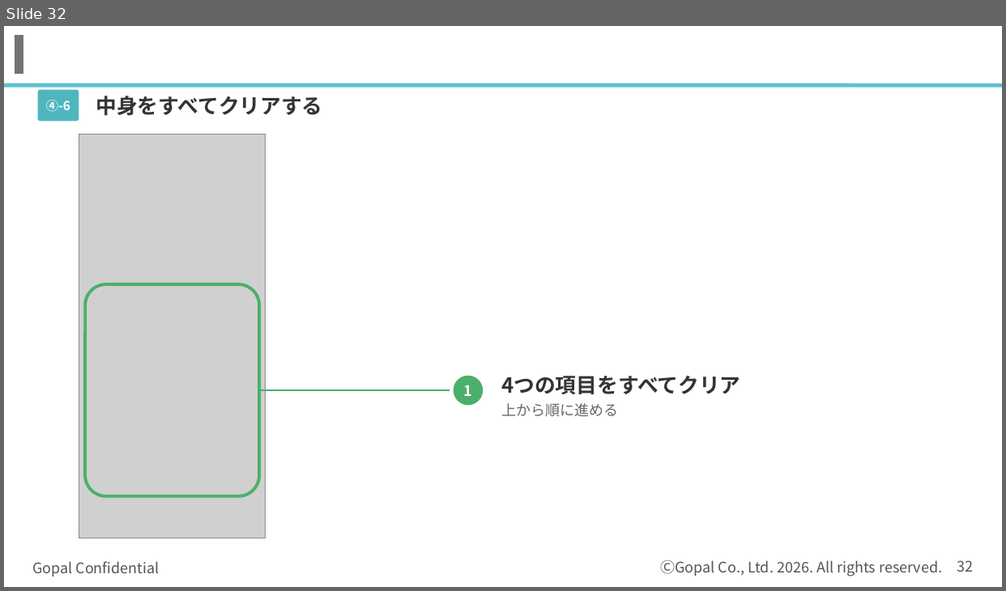
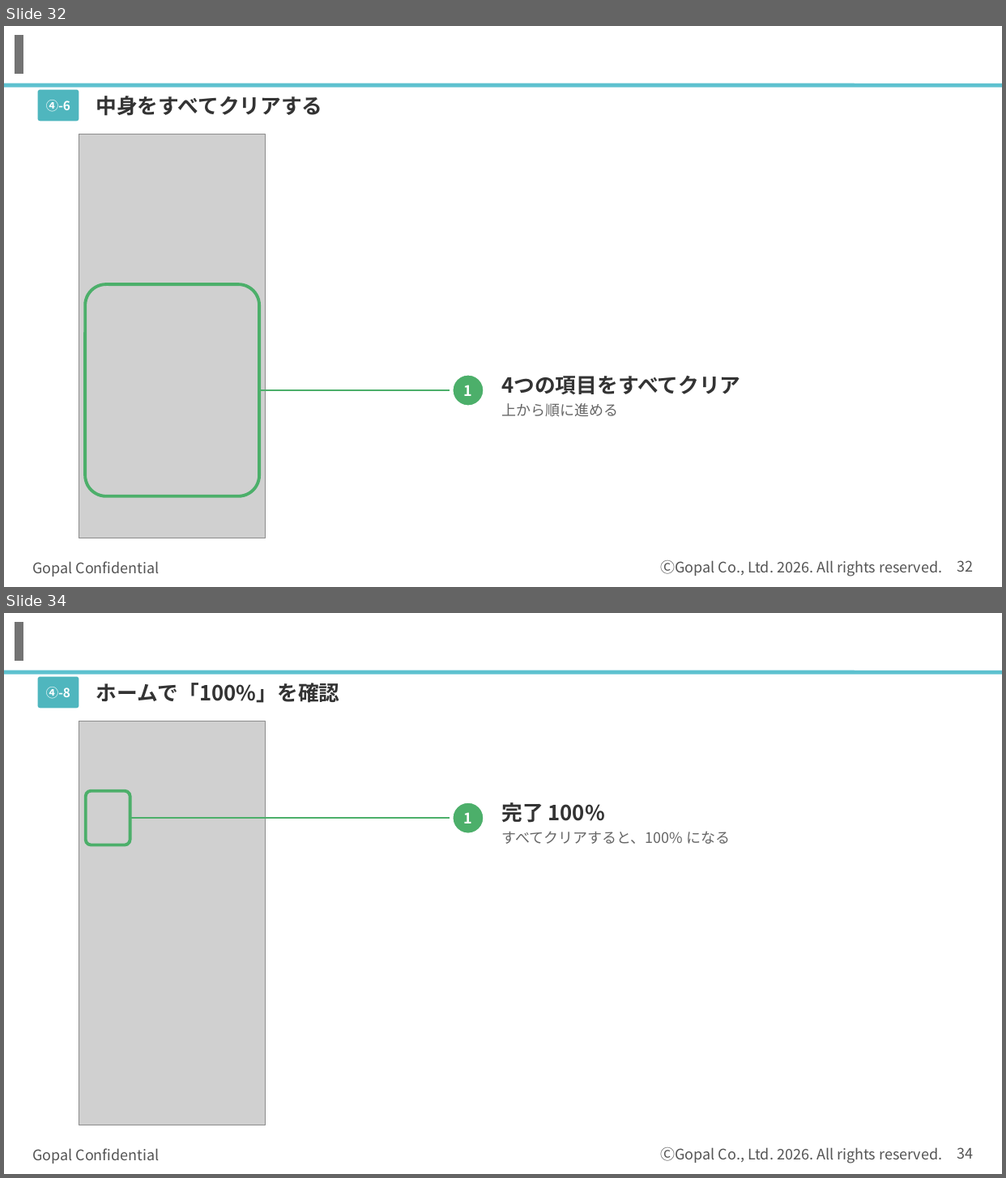
Before and after one commit to kagayugopal-eng/tamu, a slide deck: out/登録の流れ_書類準備まで.pptx. Shown one above the other, each under a label of ours: slide 32 before the commit, slides 32 and 34 after it; the slides between them are not shown. The pictures are 1006x591 and 1006x1178 pixels, drawn with LibreOffice and Linux fonts; fonts in the diff are those of the drawing; grey boxes stand for pictures; background and template pictures are left out. Boxes give left, top, right and bottom in pixels: in the first picture for what was removed or moved away, otherwise in the second. Text is boxed around its words. In the diff, an @@ line names an element or a change of style, - is before the commit and + after.

```diff
--- a/out/登録の流れ_書類準備まで.pptx
+++ b/out/登録の流れ_書類準備まで.pptx
@@ slide 34 added at [4, 613, 1002, 1174], background #FFFFFF; not listed: 5 template elements that a slide beside it also shows @@
@@ rounded rectangle added at [38, 677, 79, 708], fill #4FB6BE @@
@@ text added at [96, 683, 340, 703], 20 pt, text #333333, bold @@
+ホームで「100%」を確認
@@ text added at [46, 687, 70, 699], 12 pt, text #FFFFFF, bold @@
+④-8
@@ picture added at [79, 722, 266, 1126] @@
@@ rounded rectangle added at [86, 791, 130, 845], outline #4CAF6A 3 pt @@
@@ ellipse added at [453, 803, 484, 834], fill #4CAF6A, outline #FFFFFF 1.5 pt, 14 pt, text #FFFFFF, bold @@
+1
@@ text added at [501, 803, 605, 823], 20 pt, text #333333, bold @@
+完了 100%
@@ line added from (130, 818) to (450, 818), #4CAF6A 1.75 pt @@
@@ text added at [501, 831, 731, 844], 14 pt, text #666666 @@
+すべてクリアすると、100% になる
```
Also in this commit, not shown: 2 slides changed, 1 other slide added.
